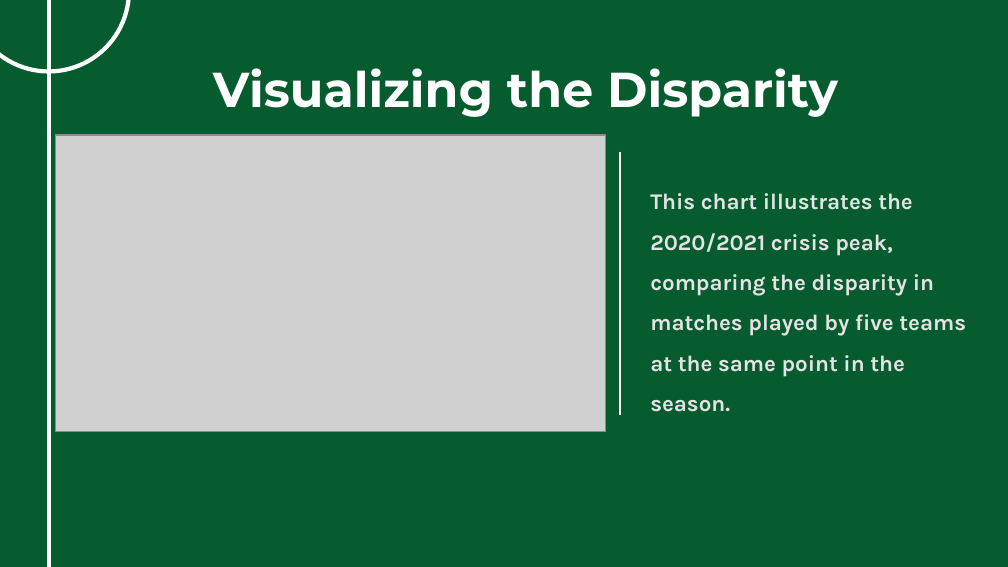
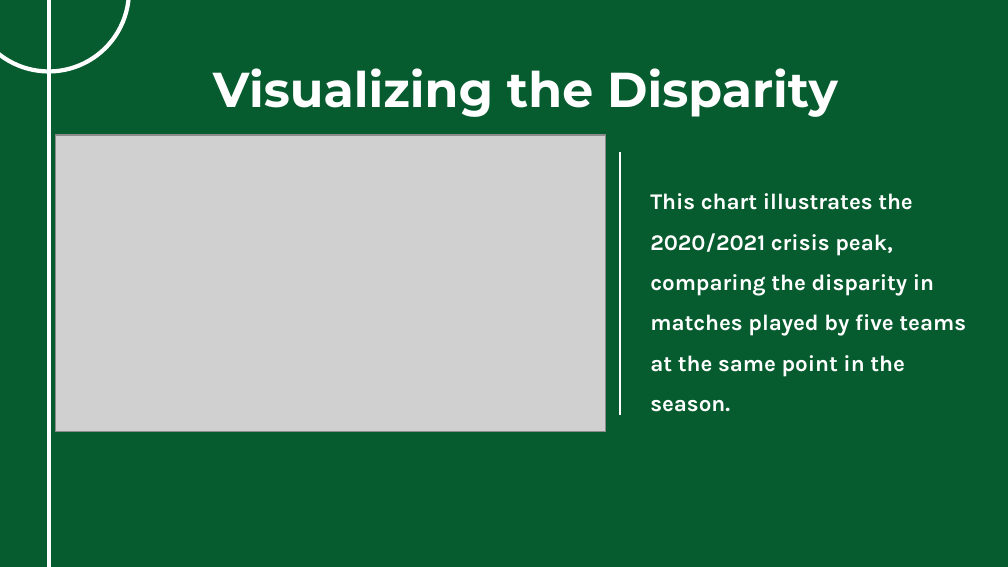
Before and after one commit to ghassanelgendy/egyptian-premier-league-schedule-optimizer, a slide deck: slide 5 of Documentations/presentation V1.pptx. Drawn at 1008x567 pixels with LibreOffice and Linux fonts; fonts in the diff are those of the drawing; grey boxes stand for pictures; background and template pictures are left out. Boxes give left, top, right and bottom in pixels: in the first picture for what was removed or moved away, otherwise in the second. Text is boxed around its words. In the diff, an @@ line names an element or a change of style, - is before the commit and + after.

```diff
--- a/Documentations/presentation V1.pptx
+++ b/Documentations/presentation V1.pptx
@@ text "This chart illustrates the 2020/2021 ..." at (650, 193, 966, 412): text colour #E3E3E3 to #FFFFFF @@
```
Also in this commit, not shown: 1 other slide changed, 1 slide added.
